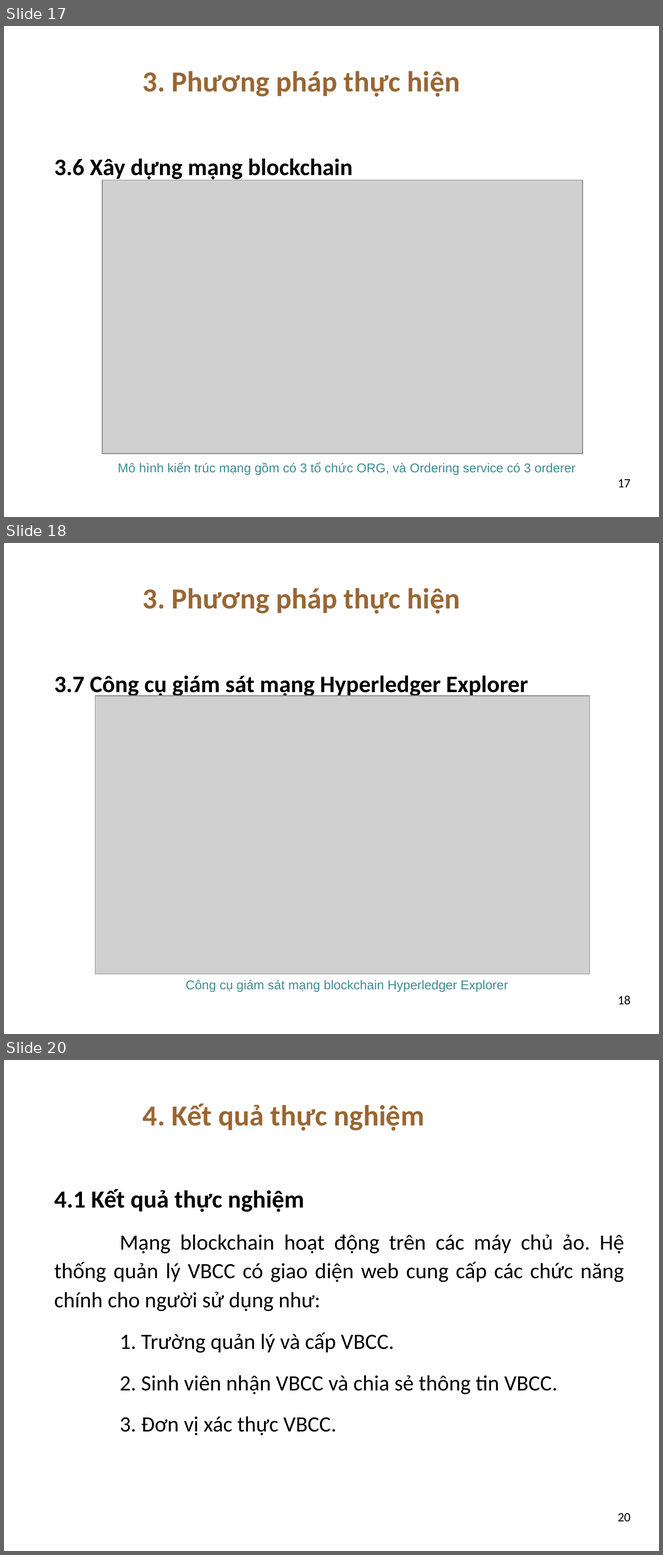
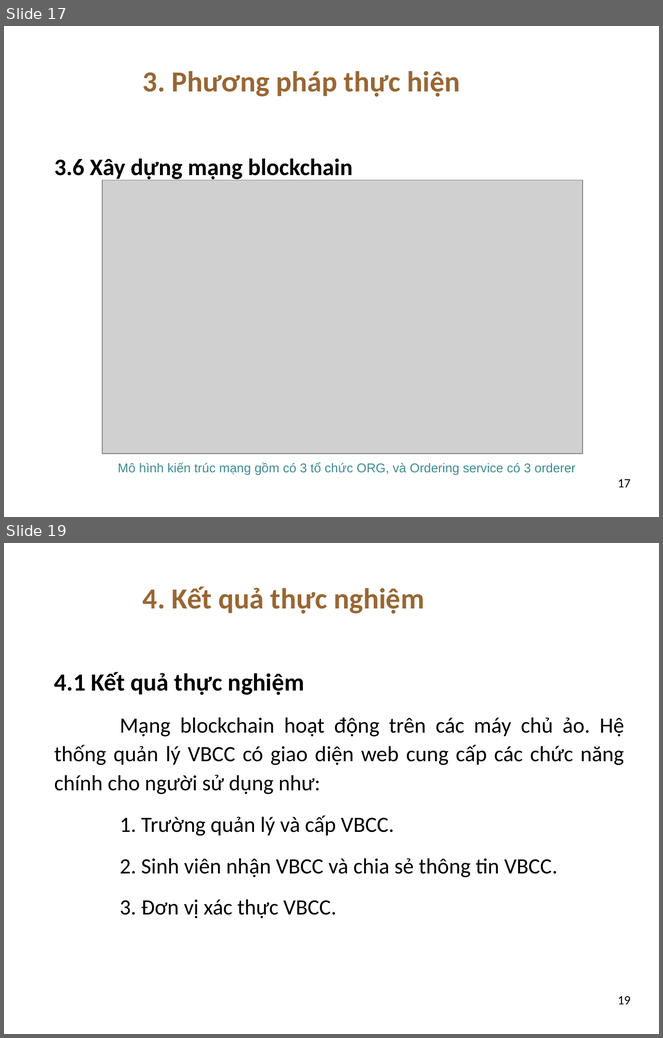
Before and after one commit to dtdungm/blockchain-vbcc, a slide deck: luan_van.pptx. Shown one above the other, each under a label of ours: slides 17, 18 and 20 before the commit, slides 17 and 19 after it; the slides between them are not shown. The pictures are 663x1555 and 663x1038 pixels, drawn with LibreOffice and Linux fonts; fonts in the diff are those of the drawing; grey boxes stand for pictures; background and template pictures are left out. Boxes give left, top, right and bottom in pixels: in the first picture for what was removed or moved away, otherwise in the second. Text is boxed around its words. In the diff, an @@ line names an element or a change of style, - is before the commit and + after.

```diff
--- a/luan_van.pptx
+++ b/luan_van.pptx
@@ slide 18 removed at (4, 543, 659, 1034), background picture (left out) @@
@@ title removed at (143, 588, 461, 614) @@
-3. Phương pháp thực hiện
@@ text removed at (54, 676, 528, 698) @@
-      3.7 Công cụ giám sát mạng Hyperledger Explorer
@@ picture removed at (95, 696, 590, 974) @@
@@ text removed at (185, 980, 508, 992) @@
-Công cụ giám sát mạng blockchain Hyperledger Explorer
@@ page number removed at (618, 996, 631, 1005) @@
-18
@@ what was slide 20 is now slide 19 @@
@@ page number at (618, 996, 631, 1005): text changed @@
-20
+19
```
Also in this commit, not shown: 7 slides changed, 2 slides added.
